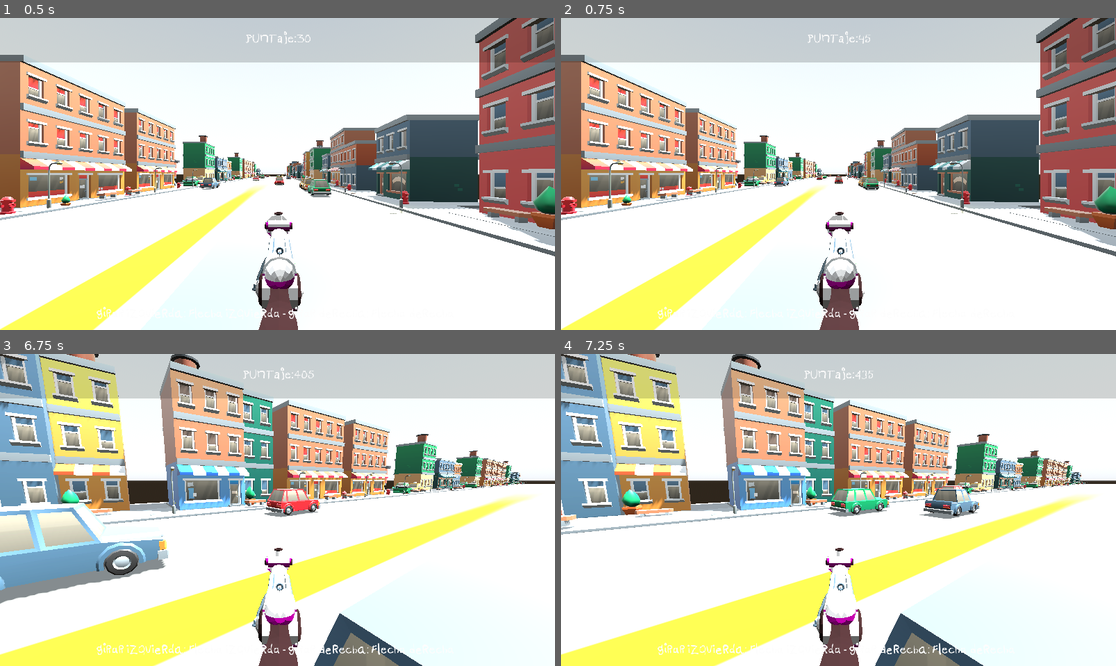
Above: before the commit, frames 1-4 (two rows, left to right).
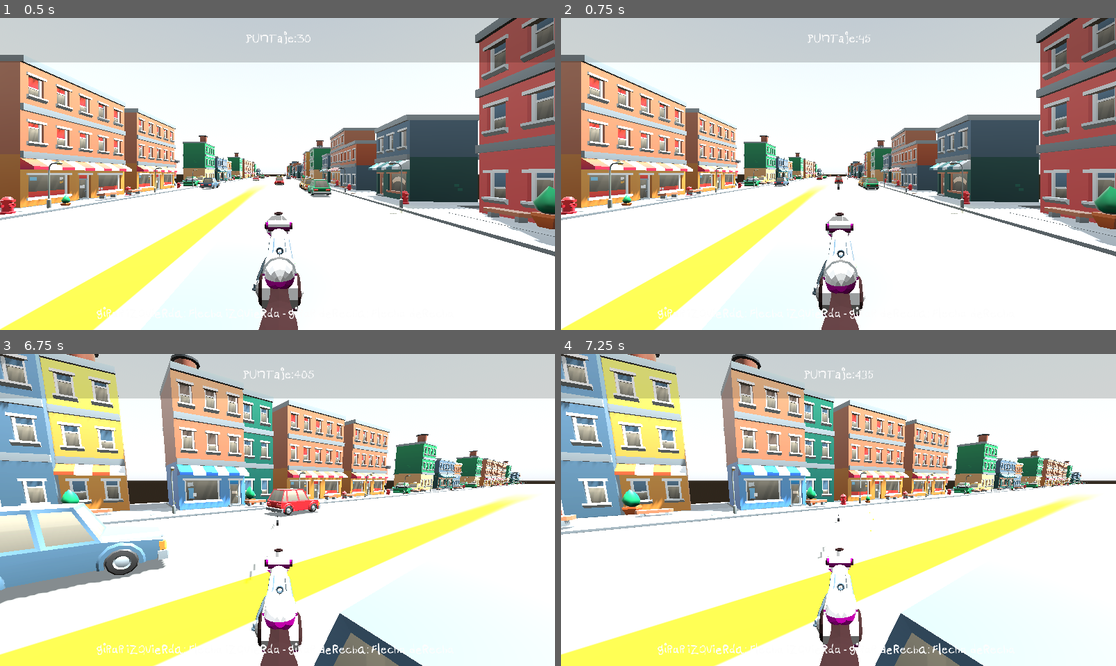
Above: after the commit, the same moments.

Repository: franciscoenriq/Panhales-en-Fuga
Game: Godot game, scene res://scenes/Volante/new_volante.tscn
Same seed, same stepped clock (60 frames per second), same inputs: the game is played once before the commit and once after it. This scene is started directly instead of the project's main scene. A sky picture missing from this copy of the repository is replaced by a grey-blue gradient.
Inputs (mouse positions are in pixels of both pictures, inside the frame that each line leads up to):
- Up to frame 1 (0.5 s): no input
- Up to frame 2 (0.75 s): move the mouse to (960, 158) at 0.52 s; press the mouse at (960, 158) at 0.53 s; hold L (p_right) from 0.53 s (still down)
- Up to frame 3 (6.75 s): tap M (p_jump) at 0.77, 1.52, 3.02, 3.77, 4.52, 6.02 s; move the mouse to (249, 510) at 1.27 s; release L (p_right) at 1.28 s; release the mouse at (249, 510) at 1.28 s; hold W (forward) 1.28-5.78 s; tap X (clutch) at 1.35 s; click (249, 510) at 1.55 s; tap Enter at 2 s; move the mouse to (288, 503) at 2.02 s; hold A (gas) 2.03-2.78 s; click (288, 503) at 2.3 s; move the mouse to (271, 516) at 2.77 s; click (271, 516) at 2.85 s; move the mouse to (316, 513) at 3.52 s; hold F (test) 3.53-4.28 s; click (316, 513) at 3.8 s; move the mouse to (233, 506) at 4.27 s; click (233, 506) at 4.35 s; move the mouse to (283, 510) at 5.02 s; hold X (clutch) 5.03-5.78 s; click (283, 510) at 5.3 s; tap Space at 5.75 s; move the mouse to (255, 503) at 5.77 s; hold L (p_right) 5.78-6.53 s; tap A (gas) at 5.85 s; click (255, 503) at 6.05 s; move the mouse to (305, 510) at 6.52 s; press the mouse at (305, 510) at 6.53 s; hold W (forward) from 6.53 s (still down)
- Up to frame 4 (7.25 s): keep holding W (forward); tap M (p_jump) at 6.77 s

Frame 1 is identical in both runs. In frame 2, 0.8% of the frame differs, in the area x 45-55%, y 53-100%; in frame 3, 0.6%; in frame 4, 1.5%, in the area x 46-76%, y 42-66%.

Commit message:
sin cooldown

Diff:
--- a/scenes/Shooter/Bullet.gd
+++ b/scenes/Shooter/Bullet.gd
@@ -39,4 +39,3 @@
 	if area.name == "coll_auto":
 		var auto = area.get_parent()
 		auto.queue_free()
-		queue_free()
--- a/scenes/Volante/car.gd
+++ b/scenes/Volante/car.gd
@@ -45,22 +45,17 @@
 	GameController.set_puntaje.rpc(puntaje)
 	GameController.set_puntaje(puntaje)
 	timer -=delta
-	shoot_cooldown-=delta
-	if shoot_cooldown <=0:
-		inCooldown = false
+
 	GameController.distance_traveled=puntaje
 
-	if Input.is_action_pressed("shoot") && inCooldown==false:
-
-
+	if Input.is_action_pressed("shoot") :
 		if !gun_anim.is_playing():
 			gun_anim.play("Shoot")
 			instance = bullet.instantiate()
 			instance.position = gun_barrel.global_position
 			instance.transform.basis = gun_barrel.global_transform.basis
 			get_parent().add_child(instance)
-			inCooldown = true
-			shoot_cooldown=5
+
 
 
 	#Ahora debemos girar al auto hacia la derecha o izquierda segun corresponda mediante el volante.
